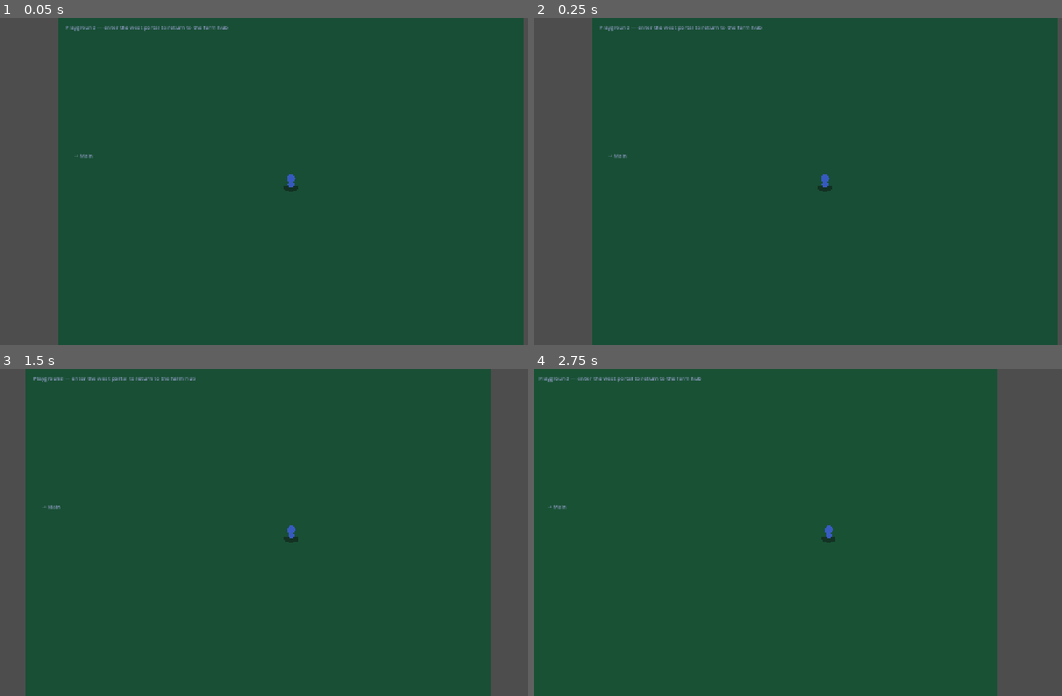
Above: before the commit, frames 1-4 (two rows, left to right).
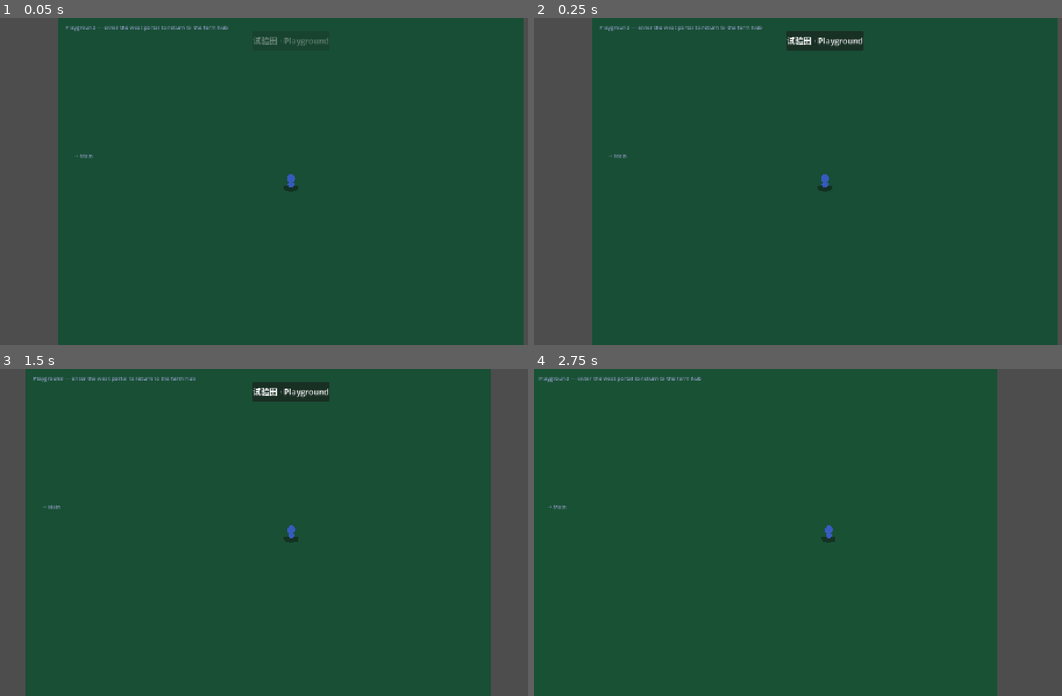
Above: after the commit, the same moments.

Repository: whu3554055-crypto/Stardew-Valley-AI
Game: Godot game, scene res://scenes/world/world_playground.tscn
The game is run twice, just before and just after one commit, with the same random seed, the same clock (stepped at 60 frames per second) and the same inputs. This scene is started directly instead of the project's main scene. Sound files missing from this copy of the repository are replaced by a short silence.
Inputs (mouse positions are in pixels of both pictures, inside the frame that each line leads up to):
- Up to frame 1 (0.05 s): no input
- Up to frame 2 (0.25 s): no input
- Up to frame 3 (1.5 s): tap Enter at 0.5 s; move the mouse to (417, 516) at 0.52 s; press the mouse at (417, 516) at 0.53 s; hold D (move_right) 0.53-1.25 s; tap B (open_shop) at 0.77 s; release the mouse at (417, 516) at 1.25 s; drag from (174, 548) to (295, 532) at 1.27 s
- Up to frame 4 (2.75 s): tap Space at 2 s; move the mouse to (882, 460) at 2.02 s; hold D (move_right) from 2.03 s (still down); hold Y (sell_selected) from 2.03 s (still down)

The runs differ from the first frame. In frame 1, 0.1% of the frame differs, in the area x 48-63%, y 5-9%; in frame 2, 0.8%; in frame 3, 0.8%, in the area x 47-63%, y 4-10%; in frame 4, nothing differs.
Error before the commit: Parse Error: Identifier "modulate" not declared in the current scope. (res://scripts/world/world_region_banner.gd:25)

Commit message:
feat(world): C2 dual TileMapLayer pilot on world_playground
Made-with: Cursor

Diff:
--- /dev/null
+++ b/assets/tiles/playground_tileset.tres
@@ -0,0 +1,10 @@
+[gd_resource type="TileSet" format=3]
+
+[ext_resource type="Texture2D" path="res://assets/tiles/terrain_atlas_32.png" id="1_phgp2"]
+
+[sub_resource type="TileSetAtlasSource" id="TileSetAtlasSource_dopcr"]
+texture = ExtResource("1_phgp2")
+texture_region_size = Vector2i(32, 32)
+
+[resource]
+sources/0 = SubResource("TileSetAtlasSource_dopcr")
--- a/scenes/world/world_playground.tscn
+++ b/scenes/world/world_playground.tscn
@@ -1,10 +1,11 @@
-[gd_scene load_steps=7 format=3 uid="uid://bqj8worldplay01"]
+[gd_scene load_steps=8 format=3 uid="uid://bqj8worldplay01"]
 
 [ext_resource type="Script" path="res://scripts/world/world_playground_root.gd" id="1_root"]
 [ext_resource type="Script" path="res://scripts/world/world_portal_area.gd" id="2_portal"]
 [ext_resource type="Script" path="res://scripts/player.gd" id="3_player"]
 [ext_resource type="Script" path="res://scripts/world/world_spawn_point.gd" id="4_spawn"]
 [ext_resource type="Texture2D" path="res://assets/sprites/characters/player.png" id="5_tex"]
+[ext_resource type="TileSet" path="res://assets/tiles/playground_tileset.tres" id="6_tileset"]
 
 [sub_resource type="RectangleShape2D" id="RectangleShape2D_player"]
 size = Vector2(32, 32)
@@ -16,9 +17,20 @@
 script = ExtResource("1_root")
 
 [node name="Ground" type="Polygon2D" parent="."]
-z_index = -3
+z_index = -4
 color = Color(0.18, 0.52, 0.28, 1)
 polygon = PackedVector2Array(0, 0, 1024, 0, 1024, 720, 0, 720)
+
+[node name="TileLayers" type="Node2D" parent="."]
+z_index = -3
+
+[node name="LayerGround" type="TileMapLayer" parent="TileLayers"]
+z_index = -2
+tile_set = ExtResource("6_tileset")
+
+[node name="LayerDeco" type="TileMapLayer" parent="TileLayers"]
+z_index = -1
+tile_set = ExtResource("6_tileset")
 
 [node name="SpawnPoints" type="Node2D" parent="."]
 
--- a/scripts/world/world_playground_root.gd
+++ b/scripts/world/world_playground_root.gd
@@ -8,6 +8,22 @@
 func _ready() -> void:
 	if WorldRouter:
 		WorldRouter.apply_pending_spawn_and_clear()
+	_paint_tile_pilot()
 	var banner: CanvasLayer = WorldRegionBanner.new()
 	banner.title_text = "试验田 · Playground"
 	add_child(banner)
+
+
+func _paint_tile_pilot() -> void:
+	var ground: TileMapLayer = get_node_or_null("TileLayers/LayerGround") as TileMapLayer
+	var deco: TileMapLayer = get_node_or_null("TileLayers/LayerDeco") as TileMapLayer
+	if ground and ground.tile_set:
+		var src := 0
+		var atlas := Vector2i(0, 0)
+		for x in range(0, 32):
+			for y in range(0, 23):
+				ground.set_cell(Vector2i(x, y), src, atlas)
+	if deco and deco.tile_set:
+		deco.set_cell(Vector2i(8, 6), 0, Vector2i(1, 0))
+		deco.set_cell(Vector2i(24, 14), 0, Vector2i(1, 0))
+		deco.set_cell(Vector2i(16, 18), 0, Vector2i(2, 0))
--- a/scripts/world/world_region_banner.gd
+++ b/scripts/world/world_region_banner.gd
@@ -22,11 +22,11 @@
 	panel.add_child(lab)
 	margin.add_child(panel)
 	add_child(margin)
-	modulate.a = 0.0
+	margin.modulate.a = 0.0
 	var tw := create_tween()
 	tw.set_ease(Tween.EASE_OUT)
 	tw.set_trans(Tween.TRANS_CUBIC)
-	tw.tween_property(self, "modulate:a", 1.0, fade_sec)
+	tw.tween_property(margin, "modulate:a", 1.0, fade_sec)
 	tw.tween_interval(hold_sec)
-	tw.tween_property(self, "modulate:a", 0.0, fade_sec)
+	tw.tween_property(margin, "modulate:a", 0.0, fade_sec)
 	tw.finished.connect(queue_free)
--- /dev/null
+++ b/tools/gen_playground_tileset.gd
@@ -0,0 +1,28 @@
+extends SceneTree
+
+## One-shot: generates `res://assets/tiles/playground_tileset.tres` for world_playground TileMapLayer pilot.
+## Run: Godot --headless --path <repo> -s res://tools/gen_playground_tileset.gd
+
+
+func _init() -> void:
+	var ts := TileSet.new()
+	var tex: Texture2D = load("res://assets/tiles/terrain_atlas_32.png") as Texture2D
+	if tex == null:
+		push_error("gen_playground_tileset: missing terrain_atlas_32.png")
+		quit(1)
+		return
+	var src := TileSetAtlasSource.new()
+	src.texture = tex
+	src.texture_region_size = Vector2i(32, 32)
+	var sid: int = ts.add_source(src)
+	if sid < 0:
+		push_error("gen_playground_tileset: add_source failed")
+		quit(1)
+		return
+	var err: Error = ResourceSaver.save(ts, "res://assets/tiles/playground_tileset.tres")
+	if err != OK:
+		push_error("gen_playground_tileset: save failed %s" % str(err))
+		quit(1)
+		return
+	print("gen_playground_tileset: wrote playground_tileset.tres")
+	quit(0)
Not shown, changed: docs/03-研发管理/09-星露谷向体验与多场景阶段计划.md
Not shown, changed: scenes/world/README.md
Not shown, changed: scenes/world/SCALING.md
